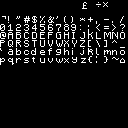
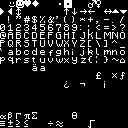
Layer changes from the first 128x128 image to the second:
removed layer "unused" over box(64, 0, 127, 64)
removed layer "stuff" over box(0, 0, 127, 128)
added layer "Emoji" above "language" over box(0, 0, 127, 128)
added layer "language" above "Symbols" over box(0, 0, 127, 128)
moved "Symbols" above "number", painted on it over box(0, 0, 127, 128)
painted on "number" over box(0, 0, 127, 64)
painted on "lower" over box(0, 0, 127, 128)
painted on "Capital" over box(0, 0, 127, 128)
painted on "Background" over box(0, 0, 127, 128)
